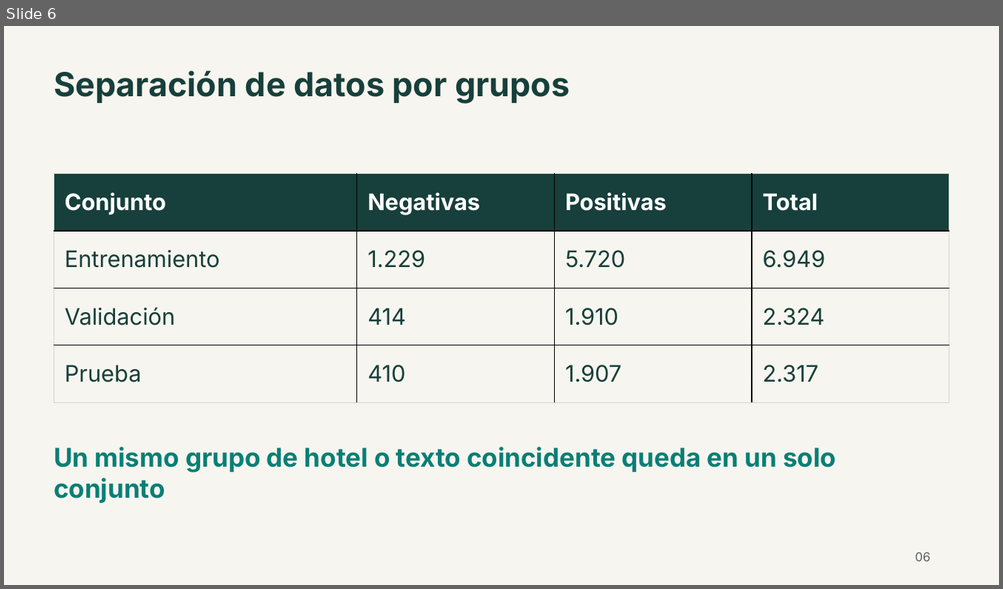
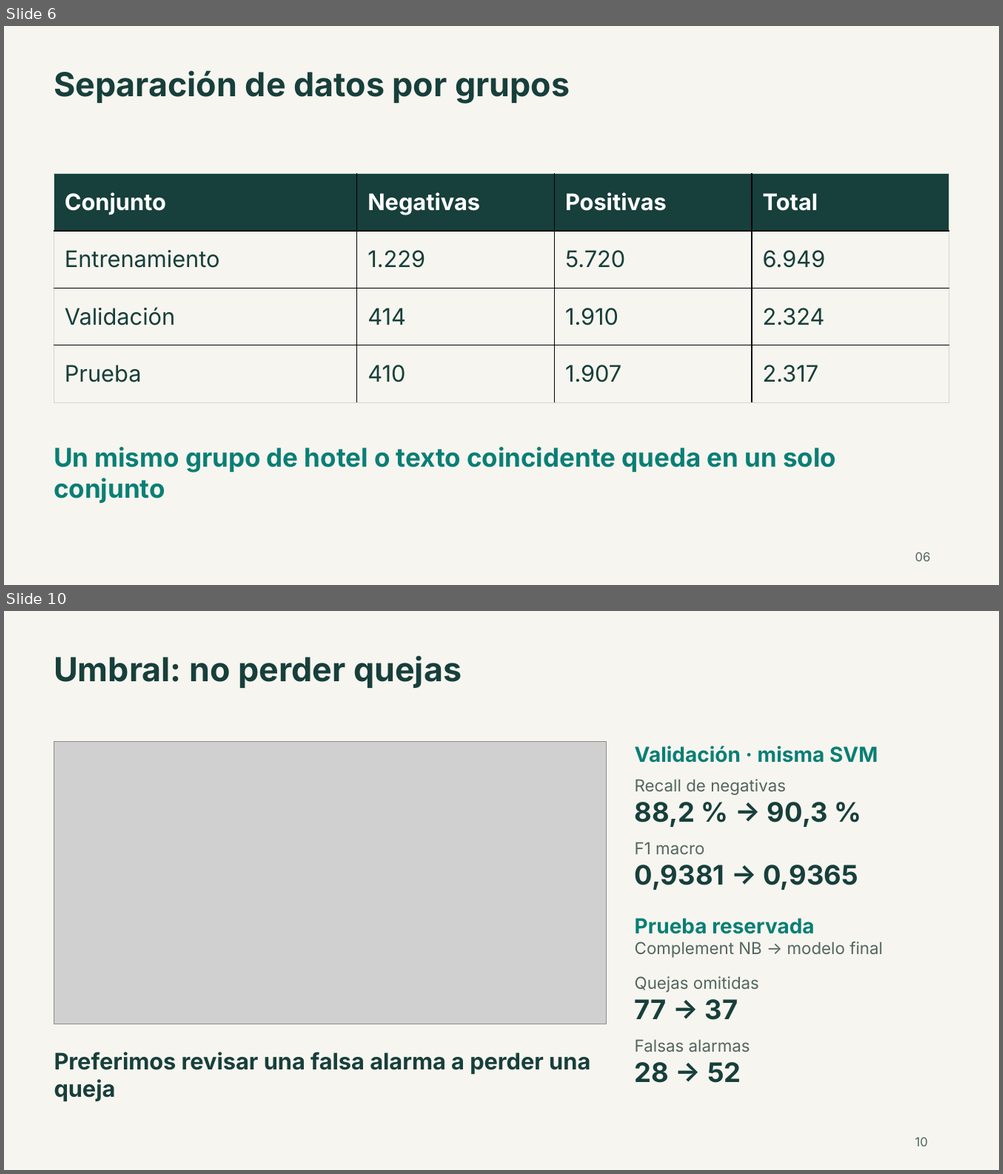
Before and after one commit to bvelastegui/hotel-reviews-ml, a slide deck: entregables/presentacion.pptx. Shown one above the other, each under a label of ours: slide 6 before the commit, slides 6 and 10 after it; the slides between them are not shown. The pictures are 1003x589 and 1003x1174 pixels, drawn with LibreOffice and Linux fonts; fonts in the diff are those of the drawing; grey boxes stand for pictures. Boxes give left, top, right and bottom in pixels: in the first picture for what was removed or moved away, otherwise in the second. Text is boxed around its words. In the diff, an @@ line names an element or a change of style, - is before the commit and + after.

```diff
--- a/entregables/presentacion.pptx
+++ b/entregables/presentacion.pptx
@@ slide 10 added at <box>4,611,999,1170</box>, background #F7F5EF @@
@@ text added at <box>54,655,461,688</box>, 32 pt, text #173F3B, bold @@
+Umbral: no perder quejas
@@ picture added at <box>54,741,606,1025</box> @@
@@ text added at <box>634,746,877,763</box>, 20 pt, text #087F75, bold @@
+Validación · misma SVM
@@ text added at <box>634,779,828,827</box>, 16 pt, text #536660 @@
+Recall de negativas
+88,2 % → 90,3 %
@@ text added at <box>634,842,858,890</box>, 26 pt, text #173F3B, bold @@
+F1 macro
+0,9381 → 0,9365
@@ text added at <box>634,918,882,958</box>, 16 pt, text #536660 @@
+Prueba reservada
+Complement NB → modelo final
@@ text added at <box>634,977,759,1020</box>, 16 pt, text #536660 @@
+Quejas omitidas
+77 → 37
@@ text added at <box>54,1052,590,1102</box>, 22 pt, text #173F3B, bold @@
+Preferimos revisar una falsa alarma a perder una queja
@@ text added at <box>634,1039,750,1083</box>, 16 pt, text #536660 @@
+Falsas alarmas
+28 → 52
@@ text added at <box>915,1137,928,1147</box>, 12 pt, text #536660 @@
+10
```
Also in this commit, not shown: 11 slides changed, 3 other slides added, 1 slide removed, 3 other files.
